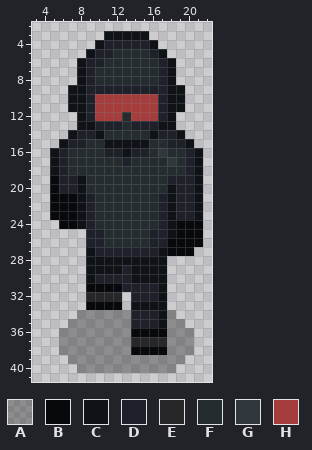
Pixel-art sprite -- src/ZeroFootprintSociety/Content/Characters/CorporationSecurity2/CorporationSecurity2-run-right-7.png. Above: the version before the commit.
The file is 27x42 pixels. Colours within 5 levels of each other are drawn and written as one. Shown: x 3..22, y 2..41.
Palette (. is transparent): A #00000050  B #08090d  C #0f1317  D #1e212a  E #272729  F #252c30  G #30383d  H #a53d3d
Pixels before, first column x 5:
 3 ......CCCCC......
 4 .....CDDDDDC.....
 5 ....CDDFFFFDC....
 6 ...CDDFFFFFFDC...
 7 ...CDFFFFFFFDC...
 8 ...CDFFFFFFFDC...
 9 ..CCDDDDDDDDDCC..
10 ..CCDHHHHHHHDCC..
11 ..CCDHHHHHHHDCC..
12 ...CDHHHFHHHDC...
13 ...CCDDDFDDDCC...
14 ..CDDCFFFFFCDDC..
15 .CDDFFCCCCCFFDDC.
16 CDFFFFDDCDDFGFFDC
17 CDFFFFFFDFFFFGFDC
18 CDFFFFFFFFFFFFFDC
19 BDDCFFFFFFFFFDDDC
20 BDDCFFFFFFFFFCDDC
21 BBBCDFFFFFFFDCDDC
22 BBBCDFFFFFFFDCDDC
23 BBBCDFFFFFFFDCDDC
24 .BBCDFFFFFFFDCBBB
25 ....DDFFFFFDDCBBB
26 ....DDFFFFFDDBBBB
27 ....CDDDDDDDCBBB.
28 ....CCCCCCCCC....
29 ....CCCCDCCCC....
30 ....CDDDDCCCC....
31 ....BBBBDDDDC....
32 ....EEEE.DDDC....
33 ....BBBB.CCCC....
34 ...AAAAAADDDCA...
35 ..AAAAAAADDDCAA..
36 .AAAAAAAABBBBAAA.
37 .AAAAAAAAEEEEAAA.
38 .AAAAAAAABBBBAAA.
39 ..AAAAAAAAAAAAA..
40 ...AAAAAAAAAAA...
The same view after the edit:
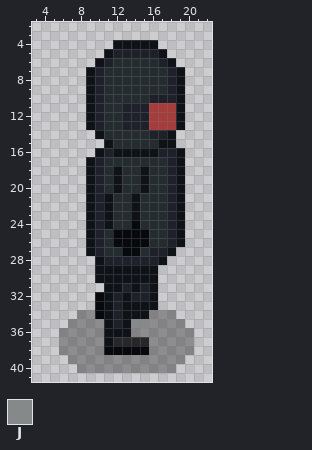
Colours new in this view: J #85898afe
Difference:
y 3: x 11..15 CCCCC -> .....
y 4: x 10..15 CDDDDD -> ..CCCC
y 5: x 9..15 CDDFFFF -> ..CDDDD
y 6: x 8..11 CDDF -> ..CD
y 7..8: x 8..10 CDF -> .CD; x 17..19 DC. -> FDC
y 9: x 7..9 CCD -> ..C; x 11..18 DDDDDDDC -> FFFFFFFD
y 10: x 7..16 CCDHHHHHHH -> ..CDFFFFFD; x 18 C -> D
y 11: x 7..15 CCDHHHHHH -> ..CDFFDDD; x 17..18 DC -> HH
y 12: x 8..15 CDHHHFHH -> .CDFFDDD; x 17..19 DC. -> HHC
y 13: x 8 C -> .; x 11..13 DDF -> FFD; x 16..19 DCC. -> HHHC
y 14: x 7..9 CDD -> ...; x 16 C -> D; x 18..19 DC -> C.
y 15: x 6..10 CDDFF -> .....; x 12..15 CCCC -> FFFF; x 17..20 FDDC -> CC..
y 16: x 5..10 CDFFFF -> .....C; x 12 D -> C; x 14..21 DDFGFFDC -> CCCDDC..
y 17: x 5..10 CDFFFF -> ....CD; x 13 D -> F; x 18..21 GFDC -> DC..
y 18: x 5..10 CDFFFF -> ....CD; x 12 F -> C; x 15 F -> C; x 18..21 FFDC -> DC..
y 19: x 5..10 BDDCFF -> ....CD; x 12 F -> C; x 15 F -> C; x 19..21 DDC -> C..
y 20: x 5..10 BDDCFF -> ....CD; x 12 F -> C; x 15 F -> C; x 18..21 CDDC -> DC..
y 21..23: x 5..11 BBBCDFF -> ....CDC; x 14 F -> C; x 17..21 DCDDC -> FDC..
y 24: x 6..11 BBCDFF -> ...CDC; x 14 F -> B; x 17..21 DCBBB -> FDC..
y 25: x 9 D -> C; x 12..21 FFFFDDCBBB -> BBBBFFDC..
y 26: x 9 D -> C; x 12..21 FFFFDDBBBB -> BBBBFFDC..
y 27: x 11..15 DDDDD -> FFBBF; x 17..20 CBBB -> DC..
y 28: x 9 C -> .; x 11..16 CCCCCC -> DDDDDD
y 29: x 9 C -> .; x 13 D -> C; x 17 C -> .
y 30: x 9..13 CDDDD -> .CCCC; x 17 C -> .
y 31: x 9..12 BBBB -> ..CC; x 14 D -> C; x 16..17 DC -> C.
y 32: x 9..13 EEEE. -> .BCDC; x 16..17 DC -> C.
y 33: x 9 B -> .; x 11..13 BB. -> CDC; x 17 C -> .
y 34: x 10..17 AAAADDDC -> BCDCCCAA
y 35: x 11..17 AAADDDC -> CDCJJAA
y 36: x 11..17 AAABBBB -> CCCAAAA
y 37: x 11..13 AAA -> CEE; x 16..17 EE -> AA
y 38: x 11..13 AAA -> BBB; x 16..17 BB -> AA
Boxes around the changes in both pictures, in picture pixels (x1, y1, x2, y2):
changed: (50, 31, 203, 355)
